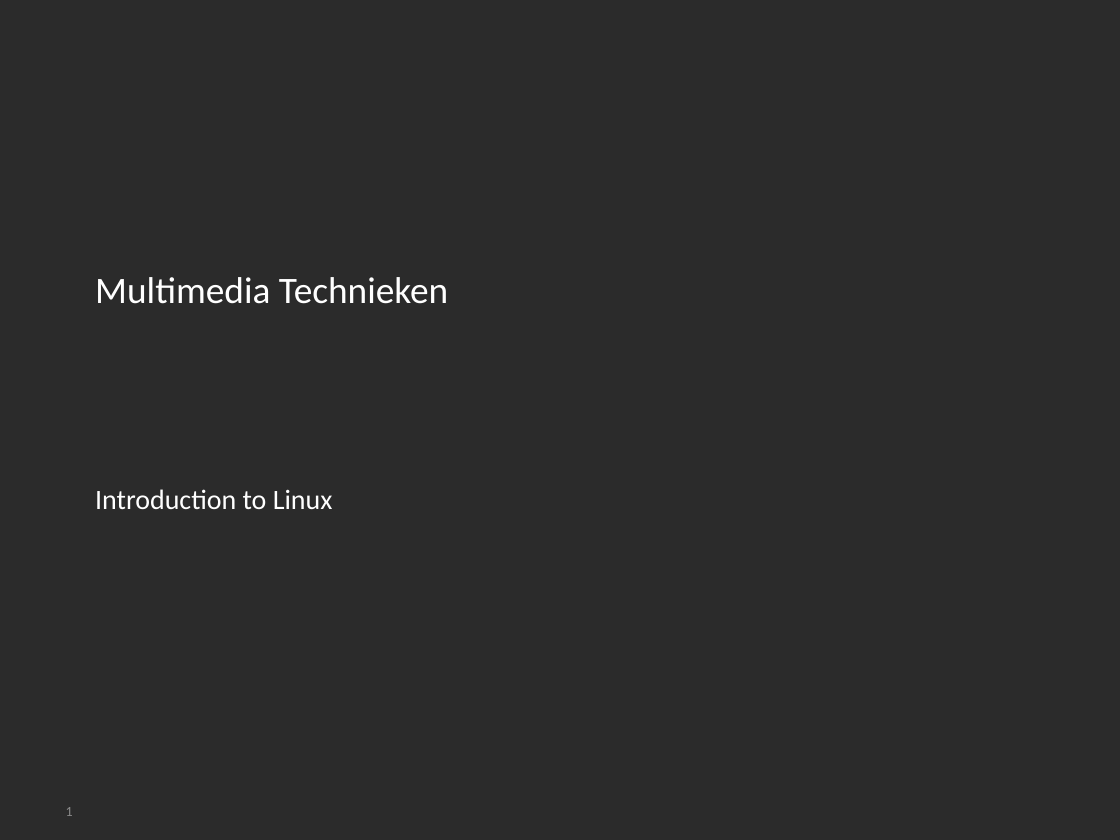
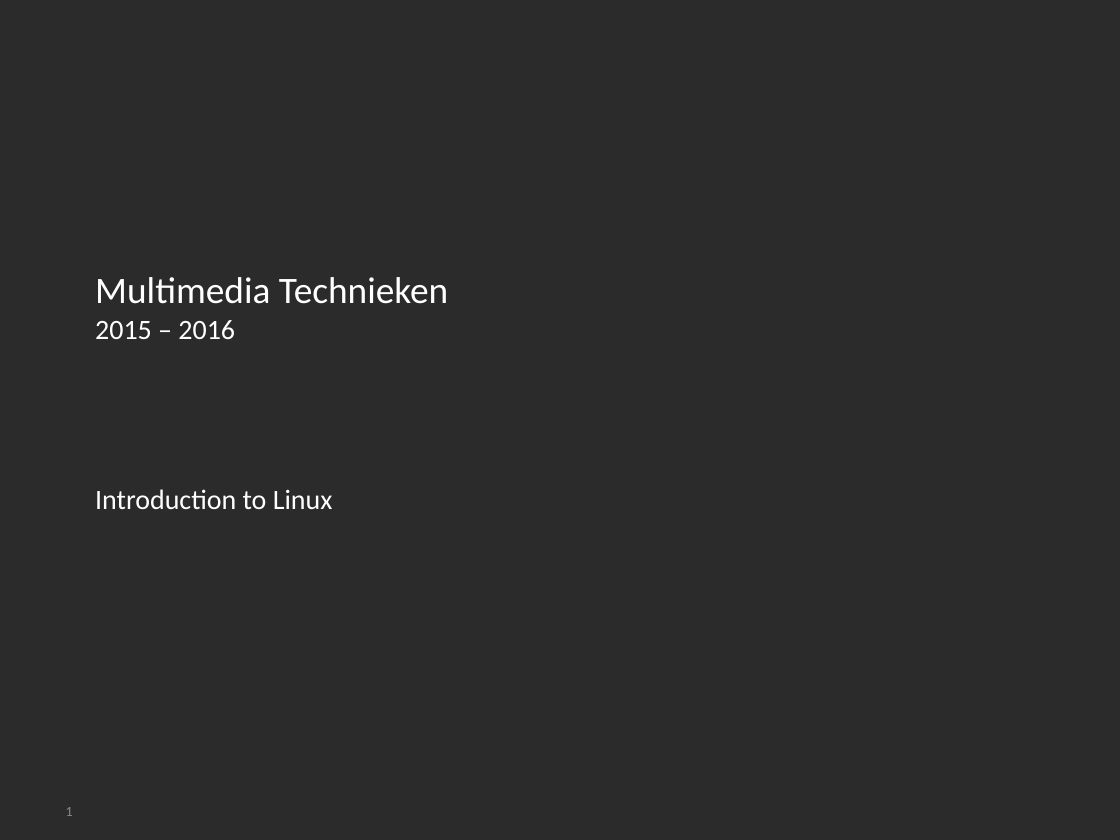
Before and after one commit to BioBoost/multimediatechnieken, a slide deck: slide 1 of slides/introduction_to_linux.pptx. Drawn at 1120x840 pixels with LibreOffice and Linux fonts; fonts in the diff are those of the drawing; background and template pictures are left out; a plain dark background stands for a picture behind light text. Boxes give left, top, right and bottom in pixels: in the first picture for what was removed or moved away, otherwise in the second. Text is boxed around its words. In the diff, an @@ line names an element or a change of style, - is before the commit and + after.

Commit message:
Add date to first slide

```diff
--- a/slides/introduction_to_linux.pptx
+++ b/slides/introduction_to_linux.pptx
@@ title at box(95, 277, 448, 339): text changed @@
-Multimedia Technieken
+Multimedia Technieken
+2015 – 2016
```
